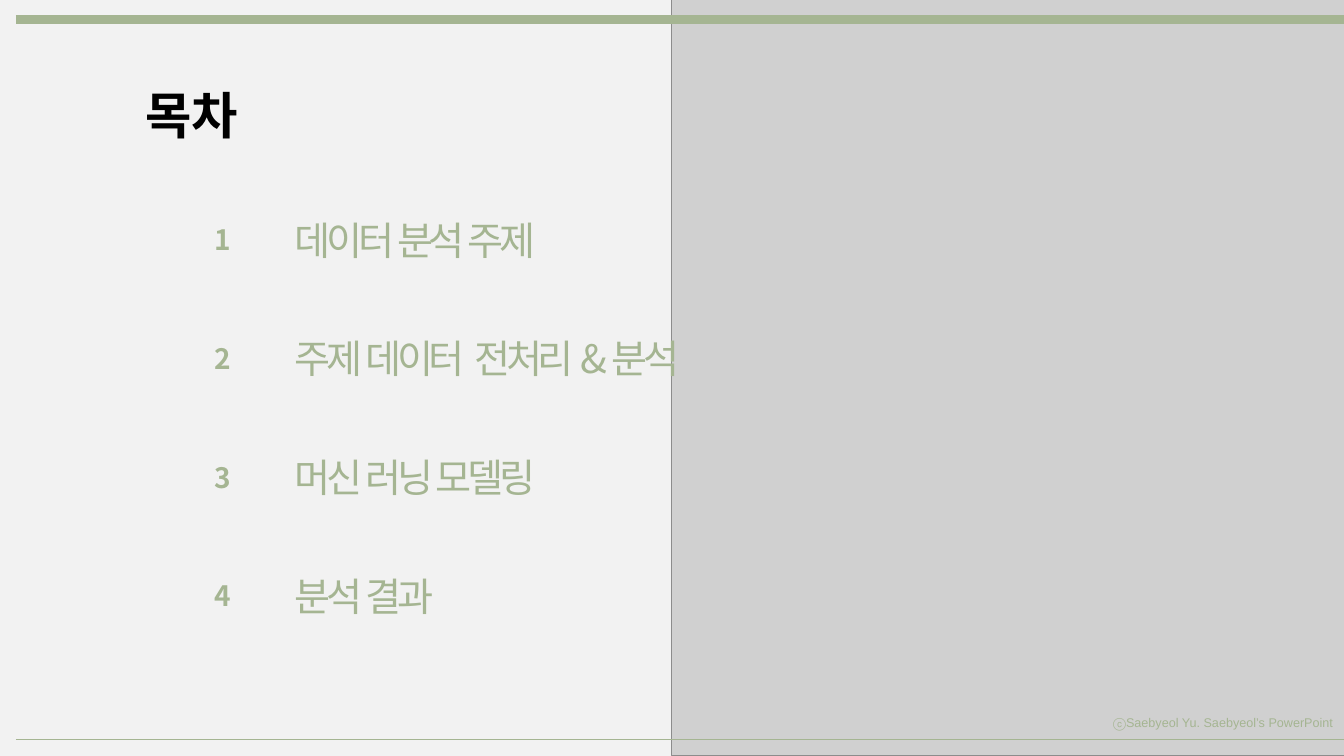
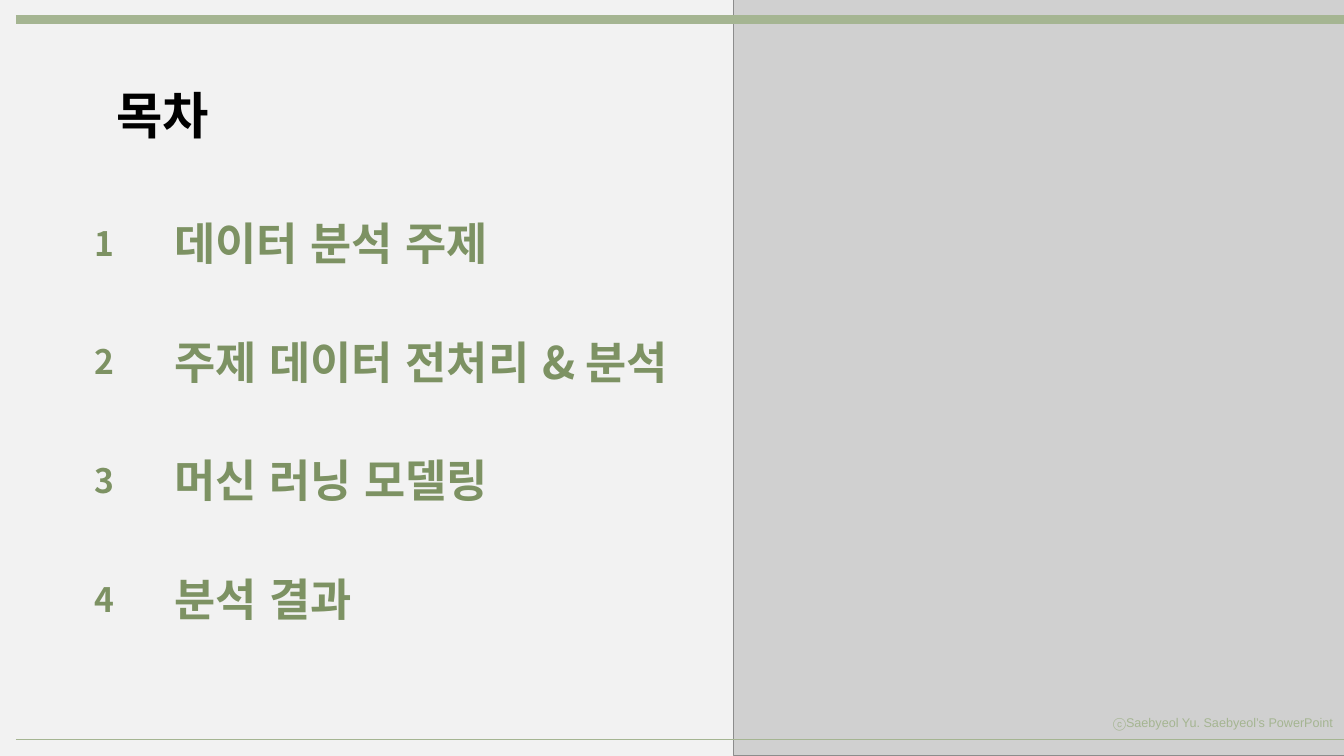
Before and after one commit to miimeunm/KDigital_python_teamProject, a slide deck: slide 2 of 데이터분석프로젝트_팀_소수정예/데이터분석프로젝트_팀소수정예.pptx. Drawn at 1344x756 pixels with LibreOffice and Linux fonts; fonts in the diff are those of the drawing; grey boxes stand for pictures. Boxes give left, top, right and bottom in pixels: in the first picture for what was removed or moved away, otherwise in the second. Text is boxed around its words. In the diff, an @@ line names an element or a change of style, - is before the commit and + after.

Commit message:
23/07/30 데이터 분석 발표 ppt 업데이트

```diff
--- a/데이터분석프로젝트_팀_소수정예/데이터분석프로젝트_팀소수정예.pptx
+++ b/데이터분석프로젝트_팀_소수정예/데이터분석프로젝트_팀소수정예.pptx
@@ picture: place and size @@
-picture at (673,0,1344,756)
+picture at (734,0,1344,756)
@@ text "목차": place and size @@
-text "목차" at (145,91,238,139)
+text "목차" at (116,91,209,139)
@@ size 20 to 24 pt, text colour #A5B592 to #7D9263 in 4 elements at (94,587,114,612), (94,467,114,494), (94,348,114,374), (94,231,114,256) @@
@@ text "1": place and size @@
-text "1" at (215,229,232,250)
+text "1" at (94,231,114,256)
@@ text "데이터 분석 주제": place and size @@
-text "데이터 분석 주제" at (295,222,535,258)
+text "데이터 분석 주제" at (174,222,488,264)
@@ text "2": place and size @@
-text "2" at (215,348,232,369)
+text "2" at (94,348,114,374)
@@ text "주제 데이터 전처리 & 분석": place and size @@
-text "주제 데이터 전처리 & 분석" at (295,333,680,384)
+text "주제 데이터 전처리 & 분석" at (174,341,668,383)
@@ text "머신 러닝 모델링": place and size @@
-text "머신 러닝 모델링" at (295,459,536,495)
+text "머신 러닝 모델링" at (174,459,488,501)
@@ text "3": place and size @@
-text "3" at (215,467,232,488)
+text "3" at (94,467,114,494)
@@ size 28 to 32 pt, text colour #A5B592 to #7D9263, letter spacing -3 to 0 pt, bold on in 4 elements at (174,341,668,383), (174,222,488,264), (174,459,488,501), (174,578,351,620) @@
@@ text "분석 결과": place and size @@
-text "분석 결과" at (295,578,433,614)
+text "분석 결과" at (174,578,351,620)
@@ text "4": place and size @@
-text "4" at (215,585,232,606)
+text "4" at (94,587,114,612)
```
Also in this commit, not shown: 3 other slides changed, 24 slides added, 20 slides removed.
